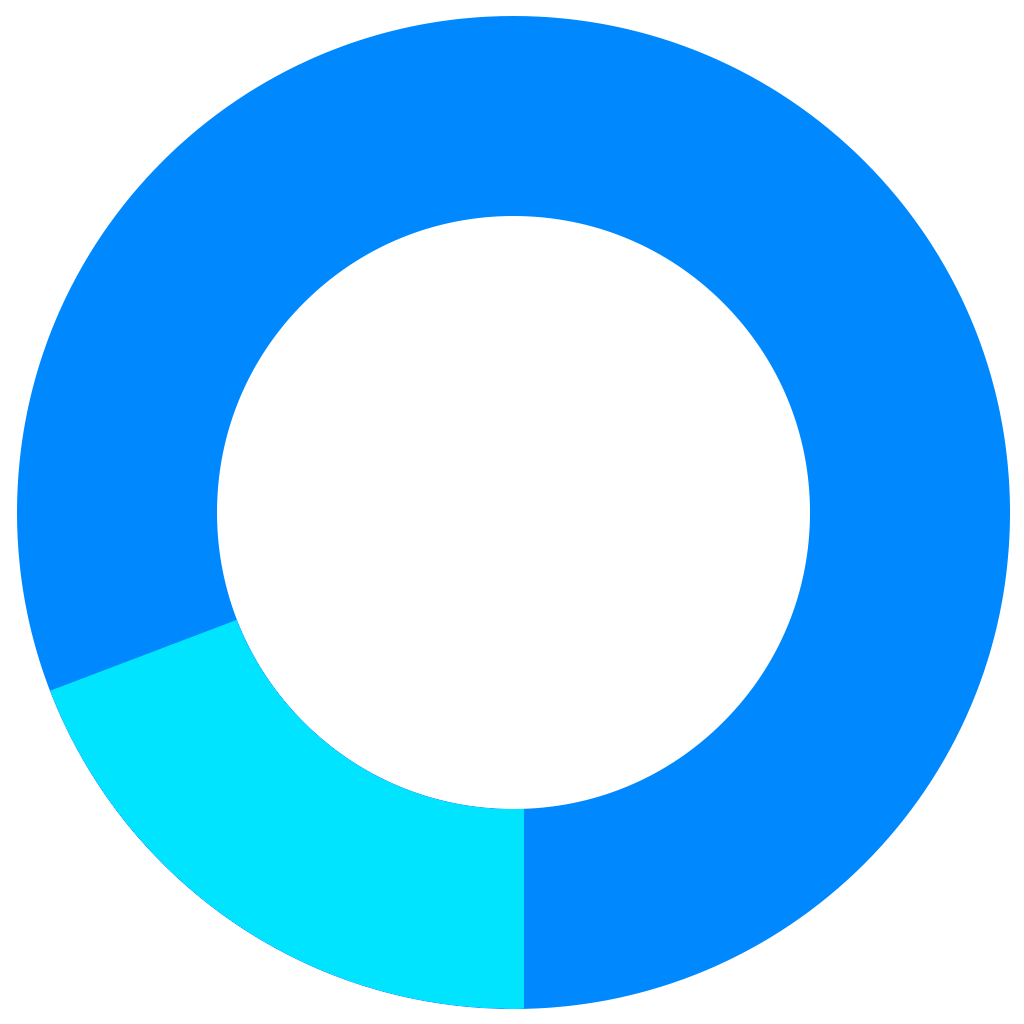
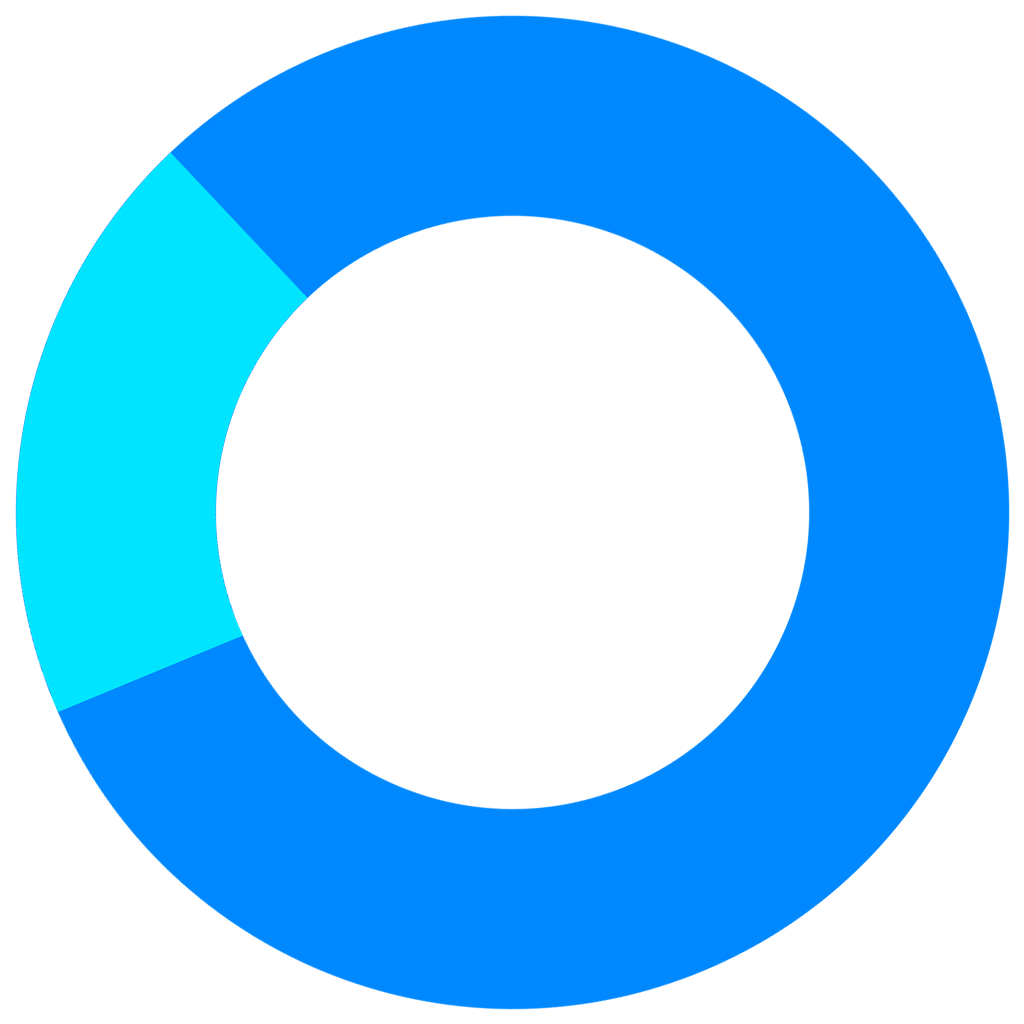
Comparing the layer stacks of the two 1024x1024 images. Changes:
added layer "图层 1 拷贝 11" above "图层 1 拷贝 10" over [15, 15, 1010, 1010]
hid "图层 1 拷贝 4", painted on it over [16, 16, 1010, 1009]
